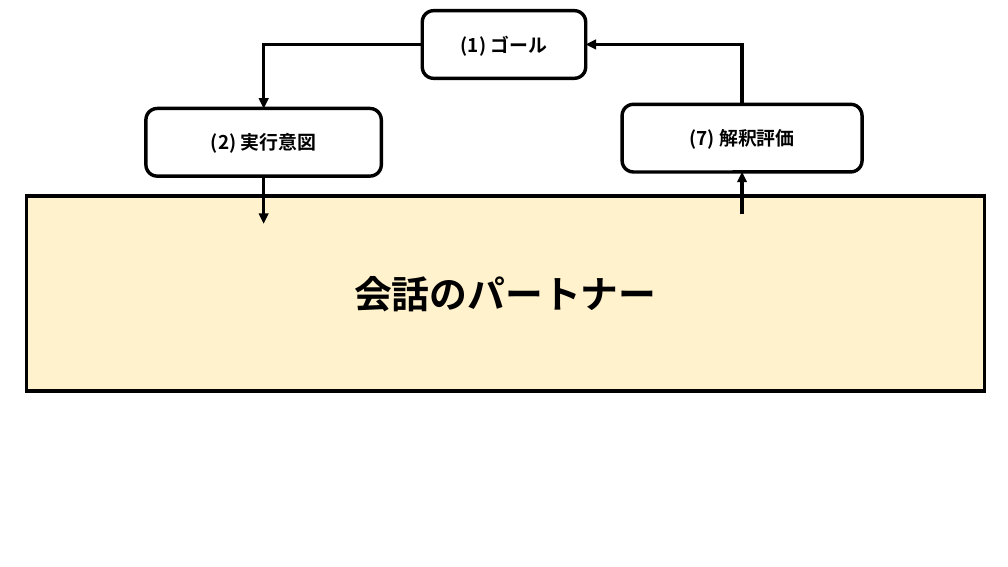
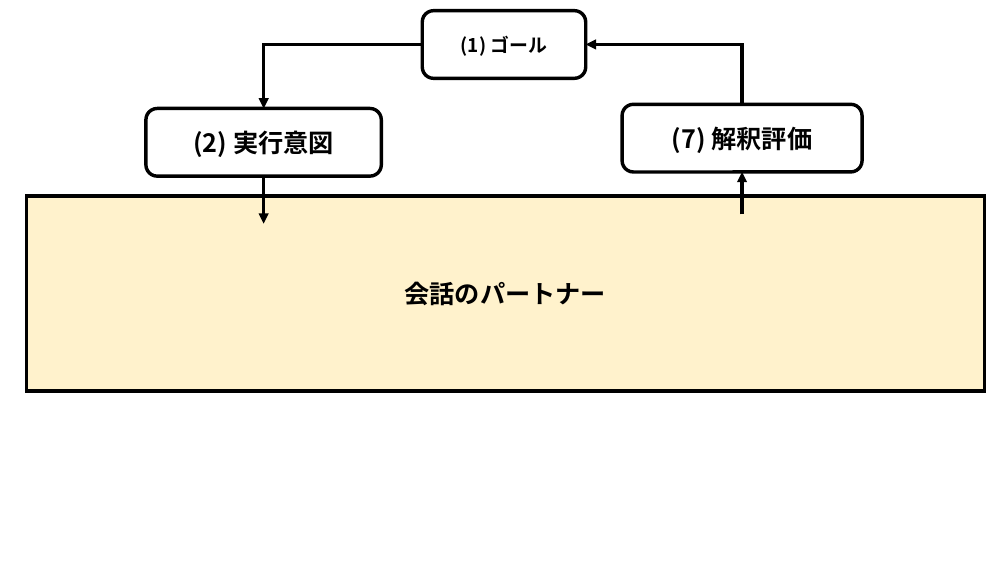
Before and after one commit to satoyoshiharu/docs, a slide deck: slide 3 of seven_steps_of_action.pptx. Drawn at 1008x567 pixels with LibreOffice and Linux fonts; fonts in the diff are those of the drawing. Boxes give left, top, right and bottom in pixels: in the first picture for what was removed or moved away, otherwise in the second. Text is boxed around its words. In the diff, an @@ line names an element or a change of style, - is before the commit and + after.

Commit message:
updates

```diff
--- a/seven_steps_of_action.pptx
+++ b/seven_steps_of_action.pptx
@@ rounded rectangle "(2) 実行意図" at box(146, 108, 381, 176): size 18 to 24 pt @@
@@ rounded rectangle "(7) 解釈評価" at box(622, 104, 862, 172): size 18 to 24 pt @@
@@ rectangle "会話のパートナー" at box(26, 196, 985, 391): size 36 to 24 pt @@
```
Also in this commit, not shown: 2 other slides changed.
